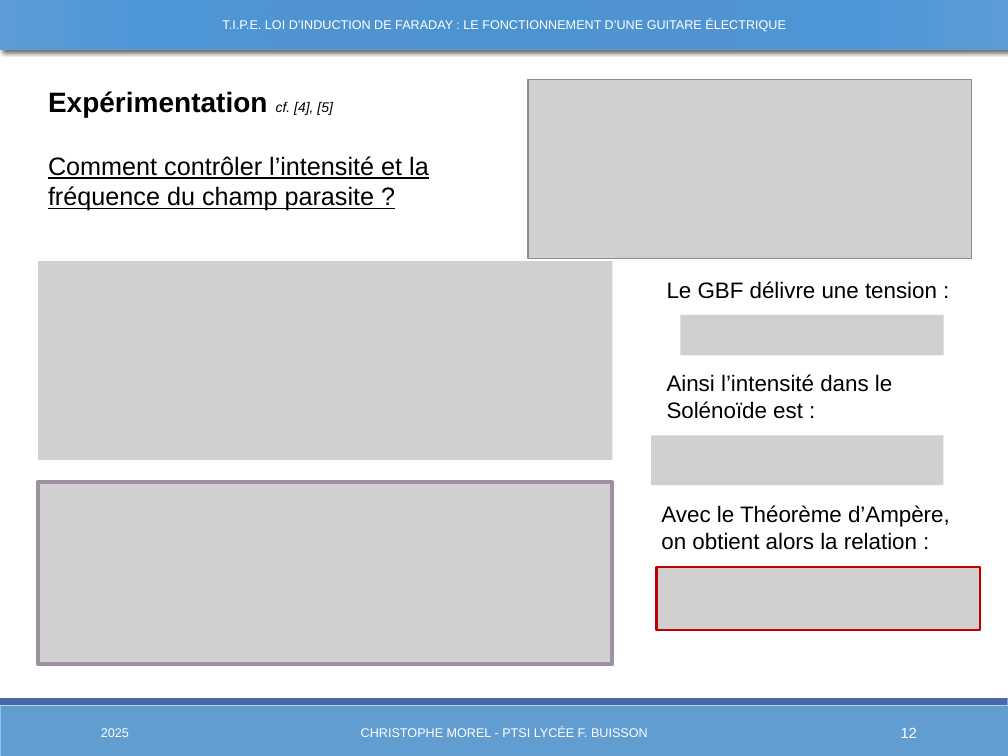
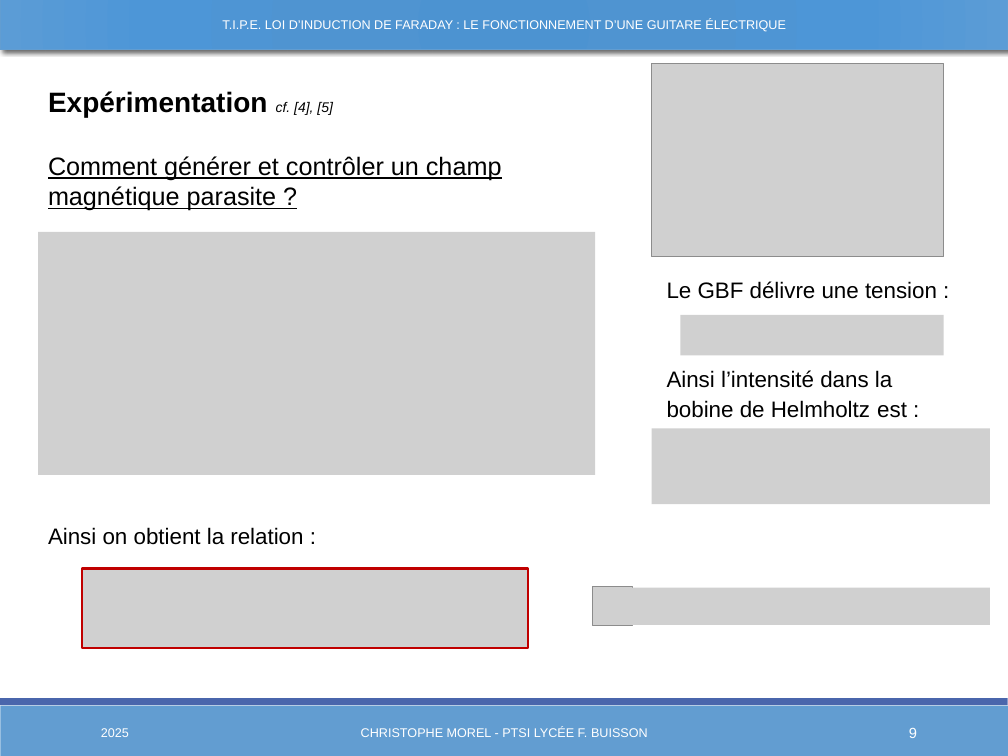
Before and after one commit to Chrismorel7/TIPE---Micro_guitare_elec, a slide deck: slide 9 of Views/Presentation3.pptx (slide 12 before the commit). Drawn at 1008x756 pixels with LibreOffice and Linux fonts; fonts in the diff are those of the drawing; grey boxes stand for pictures. Boxes give left, top, right and bottom in pixels: in the first picture for what was removed or moved away, otherwise in the second. Text is boxed around its words. In the diff, an @@ line names an element or a change of style, - is before the commit and + after.

Commit message:
Nouveau Modèle CHamp parasite

```diff
--- a/Views/Presentation3.pptx
+++ b/Views/Presentation3.pptx
@@ picture: place and size @@
-picture at (528,80,972,259)
+picture at (651,64,943,257)
@@ text at (48,156,502,211): text changed @@
-Comment contrôler l’intensité et la fréquence du champ parasite ?
+Comment générer et contrôler un champ magnétique parasite ?
@@ picture: place and size @@
-picture at (38,261,613,460)
+picture at (38,232,596,475)
@@ text at (667,370,907,418): text changed @@
-Ainsi l’intensité dans le Solénoïde est :
+Ainsi l’intensité dans la bobine de Helmholtz est :
@@ picture: place and size @@
-picture at (651,435,943,485)
+picture at (651,428,990,504)
@@ picture removed at (38,482,613,663) @@
@@ text at (48,527,303,545): text changed @@
-Avec le Théorème d’Ampère, on obtient alors la relation :
+Ainsi on obtient la relation :
@@ picture added at (82,569,528,648) @@
@@ picture added at (593,587,632,626) @@
@@ picture: place and size @@
-picture at (656,568,980,630)
+picture at (632,588,990,625)
@@ page number at (909,728,917,738): text changed @@
-12
+9
```
Also in this commit, not shown: 6 other slides changed, 2 slides removed, 14 other files.
